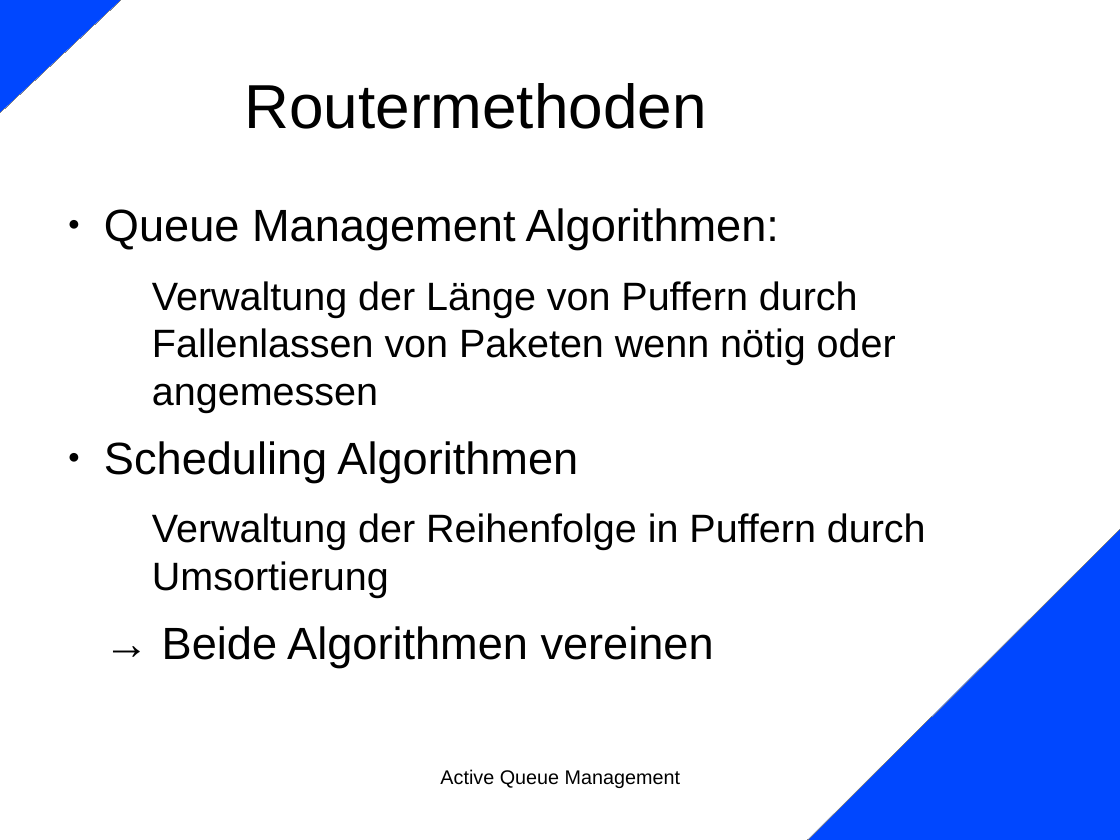
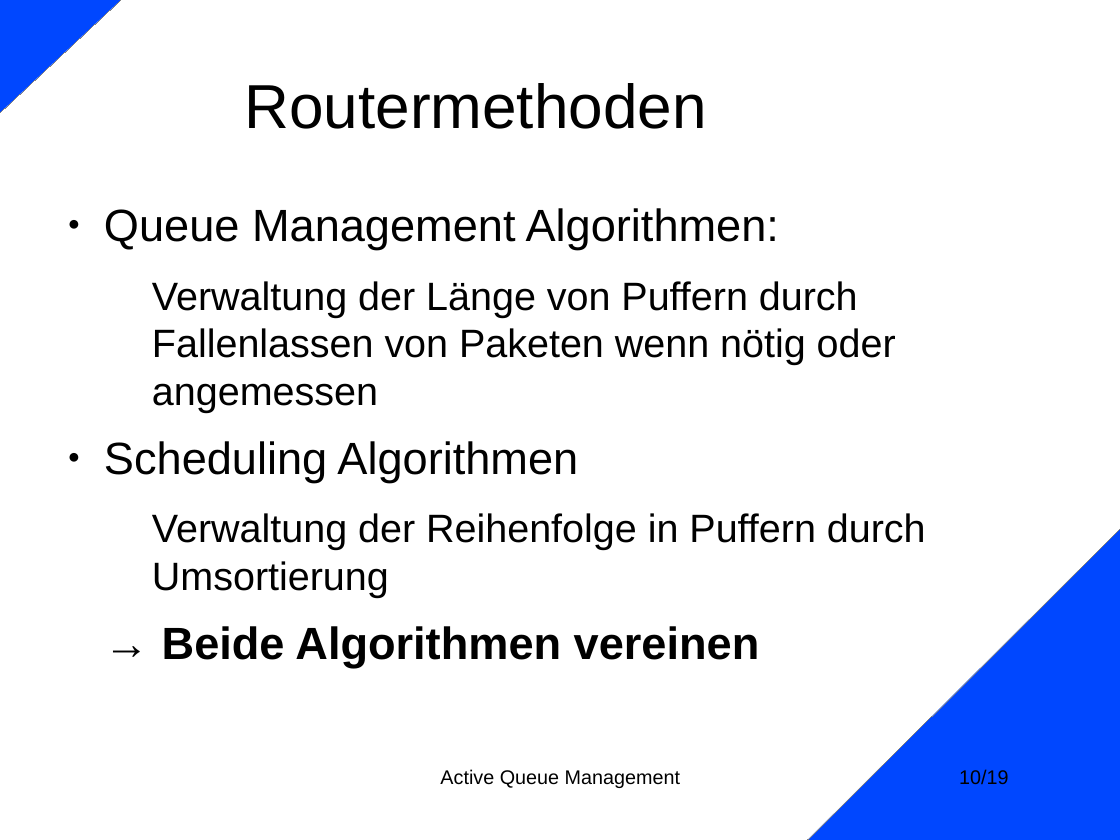
Before and after one commit to mullahaljaid/seminar_ss_14, a slide deck: slide 10 of Vortrag/AQM_Teil1.odp (slide 30 before the commit). Drawn at 1120x840 pixels with LibreOffice and Linux fonts; fonts in the diff are those of the drawing; background and template pictures are left out. Boxes give left, top, right and bottom in pixels: in the first picture for what was removed or moved away, otherwise in the second. Text is boxed around its words. In the diff, an @@ line names an element or a change of style, - is before the commit and + after.

```diff
--- a/Vortrag/AQM_Teil1.odp
+++ b/Vortrag/AQM_Teil1.odp
@@ text at bbox=[162, 626, 760, 667]: bold on in "→ Beide Algorithmen vereinen" @@
@@ page number added at bbox=[959, 769, 1008, 785], 14 pt, text #000000 @@
+10/19
```
Also in this commit, not shown: 17 other slides changed, 38 slides removed, 1 other file.
